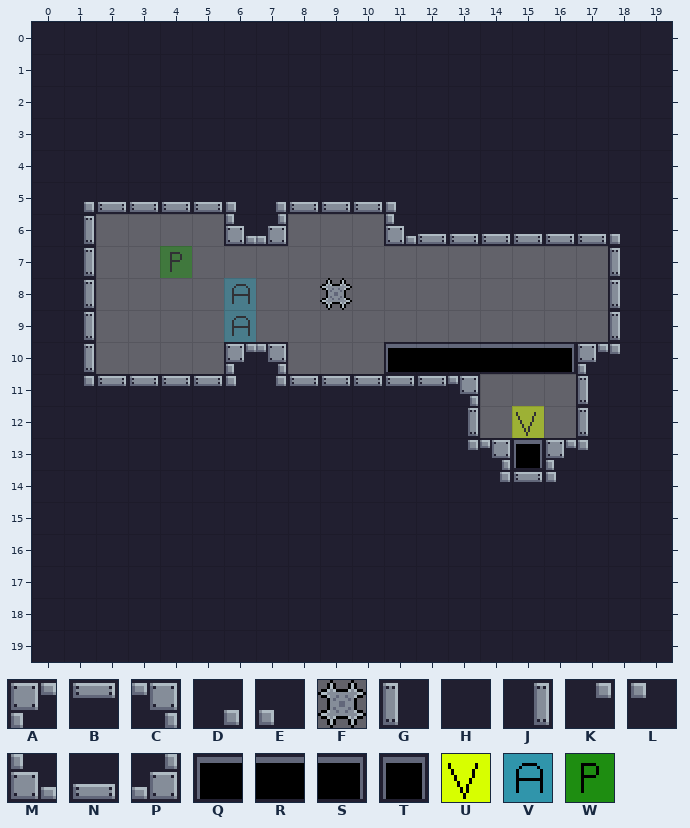
Tiled map: assets/tiled/levels/slice-of-life.tmx. This is how it looked before the edit.
Cells are 16x16 px. Shown: x 0..19, y 0..19.
Key: from "default": A 0 "solid", B 1 "solid", C 2 "solid", D 3 "solid", E 4 "solid", F 7 "spike", G 16 "solid", H 17 "solid", J 18 "solid", K 19 "solid", L 20 "solid", M 32 "solid", N 33 "solid", P 34 "solid", Q 69 "pit", R 70 "pit", S 71 "pit", T 72 "pit", U 252, V 254, W 255.
_ is an empty cell.
Objects are placed by their top-left corner, in cells (3,4 is the top-left corner of cell 3,4); size is 1x1 cell unless given.
Layer "Tile Layer 1" before, first column x 0:
 0 HHHHHHHHHHHHHHHHHHHH
 1 HHHHHHHHHHHHHHHHHHHH
 2 HHHHHHHHHHHHHHHHHHHH
 3 HHHHHHHHHHHHHHHHHHHH
 4 HHHHHHHHHHHHHHHHHHHH
 5 HDNNNNEDNNNEHHHHHHHH
 6 HJ____MP___MNNNNNNEH
 7 HJ________________GH
 8 HJ_______F________GH
 9 HJ________________GH
10 HJ____AC___QRRRRSALH
11 HKBBBBLKBBBBBC___GHH
12 HHHHHHHHHHHHHJ___GHH
13 HHHHHHHHHHHHHKCTALHH
14 HHHHHHHHHHHHHHKBLHHH
15 HHHHHHHHHHHHHHHHHHHH
16 HHHHHHHHHHHHHHHHHHHH
17 HHHHHHHHHHHHHHHHHHHH
18 HHHHHHHHHHHHHHHHHHHH
19 HHHHHHHHHHHHHHHHHHHH
Objects on layer "Object Layer 1" before:
W "Controllable" at 4,7
V "Attachable" at 6,8
V "Attachable" at 6,9
U "Victory" at 15,12
New version:
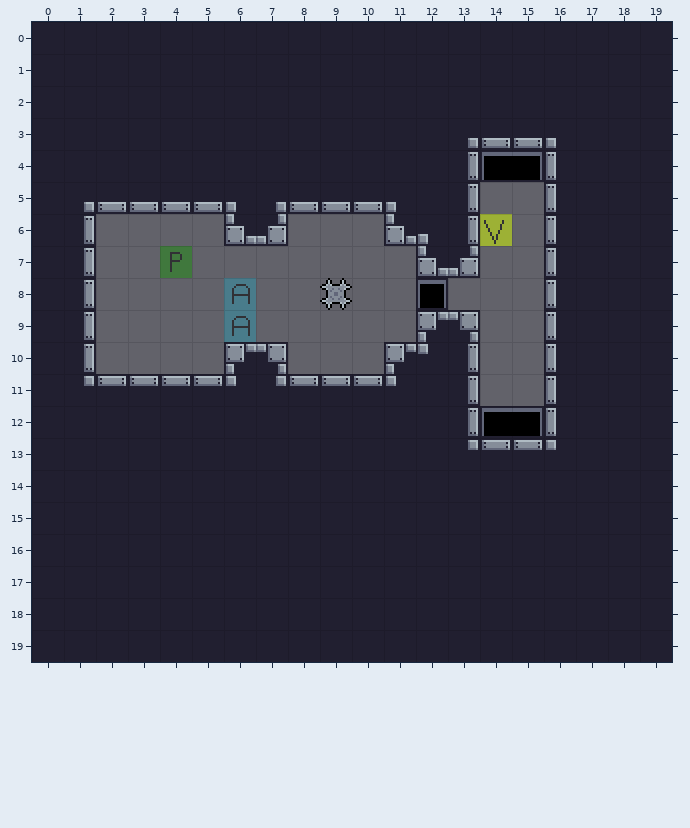
The exact change:
Layer "Tile Layer 1":
The author changed tile Q to tile A in row 10 at x 11.
Tile A now appears in row 9 at x 12.
The author changed tile C to tile B in row 13 at x 14.
The author changed tile T to tile B in row 13 at x 15.
Tile C now appears in row 9 at x 13.
The author changed tile H to tile D in row 3 at x 13.
The author changed tile H to tile E in row 3 at x 16.
The author changed tile N to tile E in row 6 at x 12.
The author changed tile H to tile G in rows 4 to 5 at x 16.
The author changed tile N to tile G in row 6 at x 16.
The author changed tile S to tile G in row 10 at x 16.
Tile G now appears in rows 7 to 9 at x 16; in rows 11 to 12 at x 16.
The author changed tile A to tile H in row 10 at x 17.
The author changed tile B to tile H in row 11 at x 12; in row 14 at x 15.
The author changed tile E to tile H in row 6 at x 18.
The author changed tile G to tile H in rows 7 to 9 at x 18; in rows 11 to 12 at x 17.
The author changed tile K to tile H in row 14 at x 14.
The author changed tile L to tile H in row 10 at x 18; in row 13 at x 17; in row 14 at x 16.
The author changed tile N to tile H in row 6 at x 17.
Tile H now appears in rows 7 to 9 at x 17.
The author changed tile C to tile J in row 11 at x 13.
The author changed tile H to tile J in rows 4 to 5 at x 13.
The author changed tile N to tile J in row 6 at x 13.
The author changed tile R to tile J in row 10 at x 13.
The author changed tile A to tile L in row 13 at x 16.
The author changed tile B to tile L in row 11 at x 11.
The author changed tile R to tile L in row 10 at x 12.
Tile M now appears in row 7 at x 12.
The author changed tile H to tile N in row 3 at x 14 to 15.
Tile P now appears in row 7 at x 13.
The author changed tile H to tile Q in row 4 at x 14.
Tile Q now appears in row 12 at x 14.
The author changed tile H to tile S in row 4 at x 15.
Tile S now appears in row 12 at x 15.
Tile T now appears in row 8 at x 12.
The author cleared tile H in row 5 at x 14 to 15.
The author cleared tile N in row 6 at x 14 to 15.
The author cleared tile R in row 10 at x 14 to 15.
Layer "Object Layer 1":
Object U "Victory" at 15,12 becomes U "Victory" at 14,6.
Boxes around the changes in both pictures, in picture pixels (x1, y1, x2, y2):
changed: (386, 138, 620, 482)
